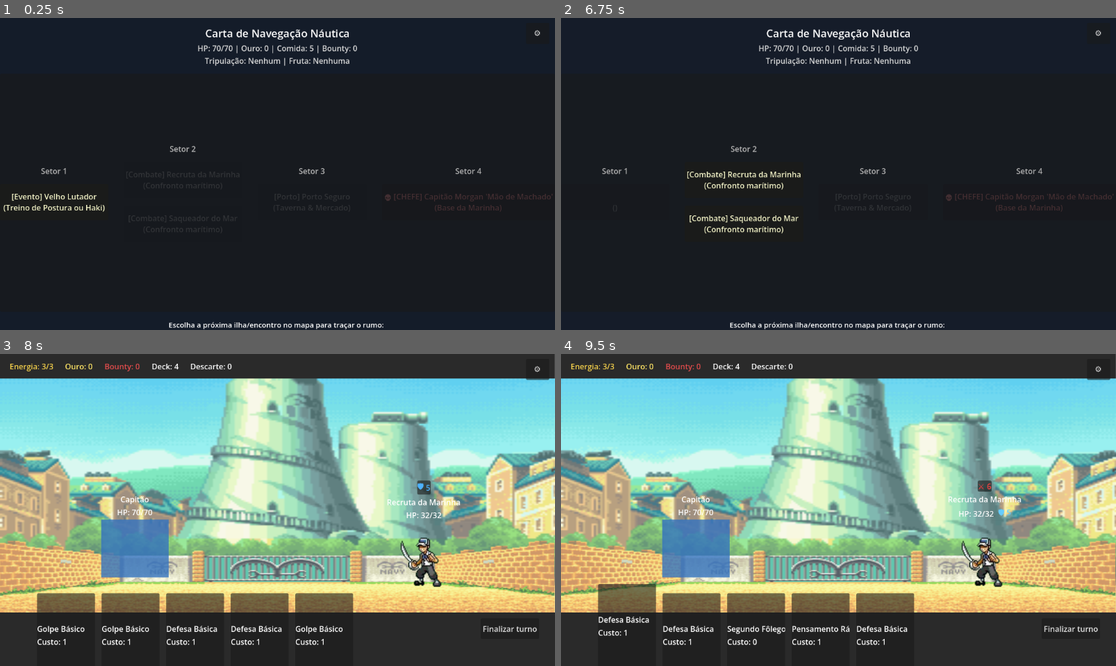
Above: before the commit, frames 1-4 (two rows, left to right).
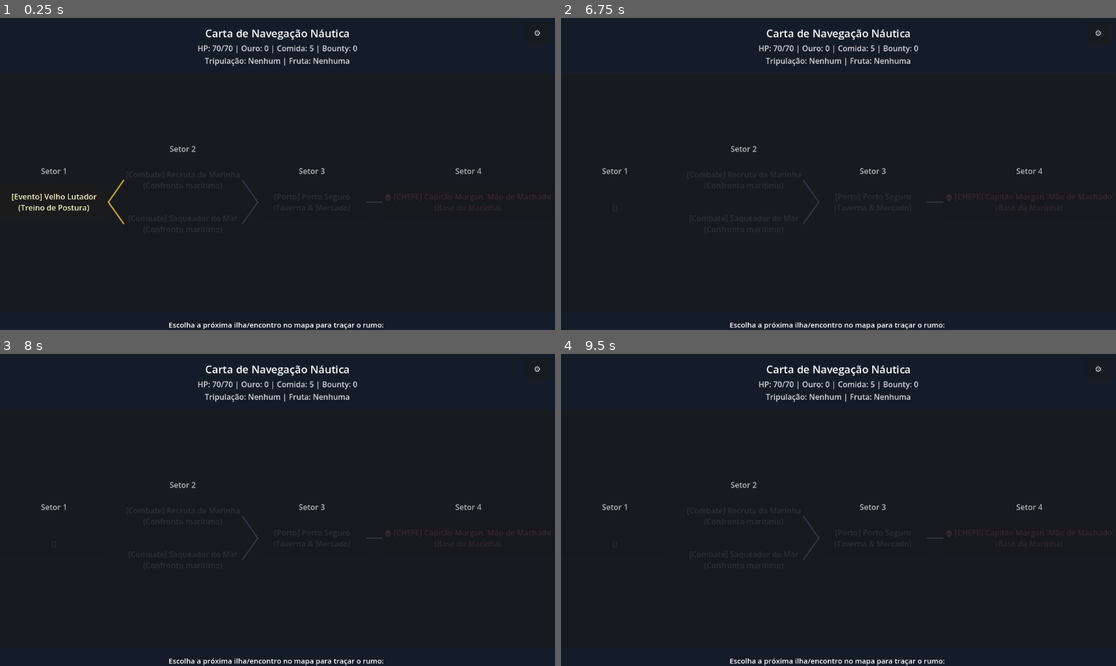
Above: after the commit, the same moments.

Repository: diogoasp/grand-voyage-deckbuilder
Game: Godot game, scene res://scenes/Main.tscn
Same seed, same stepped clock (60 frames per second), same inputs: the game is played once before the commit and once after it.
Inputs (mouse positions are in pixels of both pictures, inside the frame that each line leads up to):
- Up to frame 1 (0.25 s): no input
- Up to frame 2 (6.75 s): click "⚙" at 0.5 s; click "Reiniciar Run" at 1.25 s; click "⚙" at 2 s; click "Reiniciar Run" at 2.75 s; click "⚙" at 3.5 s; click "Reiniciar Run" at 4.25 s; click "[Evento] Velho Lutador (Trein…" at 5 s; click "Treinar postura defensiva (+1…" at 5.75 s; click "Continuar Viagem" at 6.5 s
- Up to frame 3 (8 s): click (183, 516) at 7.25 s, where only the run before the commit has a clickable "[Combate] Recruta da Marinha …"
- Up to frame 4 (9.5 s): click (1071, 628) at 8 s, where only the run before the commit has a clickable "Finalizar turno"; drag from (627, 637) to (894, 441) at 8.77 s

The runs differ from the first frame. In frame 1, 0.3% of the frame differs, in the area x 0-69%, y 51-67%; in frame 2, 0.8%; in frame 3, 77%; in frame 4, 77%, in the area x 0-100%, y 0-100%.

Commit message:
Adds procedural branches and connections to the map generator, implements navigation line overlays, and updates map node accessibility logic

Diff:
--- a/scenes/map/MapScene.tscn
+++ b/scenes/map/MapScene.tscn
@@ -58,6 +58,11 @@
 theme_override_constants/separation = 32
 alignment = 1
 
+[node name="MapLinesOverlay" type="Control" parent="MainLayout/MapPanel" unique_id=987123654]
+layout_mode = 2
+mouse_filter = 2
+
+
 [node name="BottomBar" type="HBoxContainer" parent="MainLayout"]
 layout_mode = 2
 alignment = 1
--- a/scripts/map/map_generator.gd
+++ b/scripts/map/map_generator.gd
@@ -28,44 +28,46 @@
 	var stages: Array[Array] = []
 
 	# =========================================================================
-	# Estágio 0: Ponto de partida (Cais Inicial / Eventos introdutórios de Fase 0)
+	# Estágio 0: Cais Inicial (3 ilhas/opções de partida)
 	# =========================================================================
 	var stage_0: Array = []
 	var stage_0_events: Array[Dictionary] = DataLoader.get_events_for_stage(0)
 	stage_0_events.shuffle()
 
-	var num_initial_choices: int = mini(2, stage_0_events.size())
-	for i in range(num_initial_choices):
-		var ev: Dictionary = stage_0_events[i]
-		stage_0.append({
-			"id": "node_0_%d" % i,
-			"stage": 0,
-			"type": "event",
-			"target_id": ev.get("id", ""),
-			"title": ev.get("short_title", ev.get("title", "Evento")),
-			"desc": ev.get("desc", "Acontecimentos no cais")
-		})
-
-	# Fallback de segurança se nenhum evento de estágio 0 for retornado
-	if stage_0.is_empty():
+	# Gera até 3 opções iniciais (ou 2 se a pool for menor)
+	if stage_0_events.is_empty():
 		stage_0.append({
 			"id": "node_0_0",
 			"stage": 0,
 			"type": "event",
 			"target_id": "old_port_trainer",
 			"title": "Velho Lutador",
-			"desc": "Treino de Postura ou Haki"
+			"desc": "Treino de Postura",
+			"next_nodes": []
 		})
+	else:
+		var num_stage_0: int = clampi(stage_0_events.size(), 1, 3)
+		for i in range(num_stage_0):
+			var ev: Dictionary = stage_0_events[i % stage_0_events.size()]
+			stage_0.append({
+				"id": "node_0_%d" % i,
+				"stage": 0,
+				"type": "event",
+				"target_id": ev.get("id", ""),
+				"title": ev.get("short_title", ev.get("title", "Evento")),
+				"desc": ev.get("desc", "Cais de partida"),
+				"next_nodes": [] # preenchido após gerar estágio 1
+			})
 	stages.append(stage_0)
 
 	# =========================================================================
-	# Estágio 1: Águas de Mar Aberto (Bifurcação: Combates procedurais + Eventos agrupados)
+	# Estágio 1: Águas de Mar Aberto (3 ilhas/opções: Combates + Eventos de exploração)
 	# =========================================================================
 	var stage_1: Array = []
 	var combat_pool: Array[Dictionary] = get_enemy_pool_for_stage(1)
 	combat_pool.shuffle()
 
-	# Gera 2 rotas de combate distintas se houver inimigos suficientes
+	# Gera 2 opções de combate com inimigos variados
 	for i in range(mini(2, combat_pool.size())):
 		var enemy_info: Dictionary = combat_pool[i]
 		stage_1.append({
@@ -74,25 +76,28 @@
 			"type": "combat",
 			"target_id": enemy_info["target_id"],
 			"title": enemy_info["title"],
-			"desc": enemy_info["desc"]
+			"desc": enemy_info["desc"],
+			"next_nodes": []
 		})
 
-	# Seleciona evento procedural elegível para o estágio 1
+	# Adiciona 1 evento marítimo elegível
 	var stage_1_events: Array[Dictionary] = DataLoader.get_events_for_stage(1)
+	stage_1_events.shuffle()
 	if not stage_1_events.is_empty():
-		var chosen_ev: Dictionary = stage_1_events[randi() % stage_1_events.size()]
+		var ev1: Dictionary = stage_1_events[0]
 		stage_1.append({
 			"id": "node_1_%d" % stage_1.size(),
 			"stage": 1,
 			"type": "event",
-			"target_id": chosen_ev.get("id", ""),
-			"title": chosen_ev.get("short_title", chosen_ev.get("title", "Evento")),
-			"desc": chosen_ev.get("desc", "Mistérios marítimos")
+			"target_id": ev1.get("id", ""),
+			"title": ev1.get("short_title", ev1.get("title", "Evento")),
+			"desc": ev1.get("desc", "Águas misteriosas"),
+			"next_nodes": []
 		})
 	stages.append(stage_1)
 
 	# =========================================================================
-	# Estágio 2: Parada Estratégica (Porto Seguro / Cidade de Reabastecimento)
+	# Estágio 2: Parada Portuária (1 Porto Seguro central)
 	# =========================================================================
 	var stage_2: Array = [
 		{
@@ -101,7 +106,8 @@
 			"type": "city",
 			"target_id": "port",
 			"title": "Porto Seguro",
-			"desc": "Taverna & Mercado"
+			"desc": "Taverna & Mercado",
+			"next_nodes": []
 		}
 	]
 	stages.append(stage_2)
@@ -117,12 +123,72 @@
 			"type": "boss",
 			"target_id": boss_info["target_id"],
 			"title": boss_info["title"],
-			"desc": boss_info["desc"]
+			"desc": boss_info["desc"],
+			"next_nodes": []
 		}
 	]
 	stages.append(stage_3)
 
+	# =========================================================================
+	# Conexões Procedurais de Rotas (Slay the Spire-style branching)
+	# =========================================================================
+	build_stage_connections(stage_0, stage_1)
+	build_stage_connections(stage_1, stage_2)
+	build_stage_connections(stage_2, stage_3)
+
 	return stages
+
+
+static func build_stage_connections(current_stage_nodes: Array, next_stage_nodes: Array) -> void:
+	if current_stage_nodes.is_empty() or next_stage_nodes.is_empty():
+		return
+
+	var num_curr: int = current_stage_nodes.size()
+	var num_next: int = next_stage_nodes.size()
+
+	# Caso especial: convergência para nó único (ex: Porto Seguro ou Chefe)
+	if num_next == 1:
+		var target_id: String = next_stage_nodes[0].get("id", "")
+		for node in current_stage_nodes:
+			node["next_nodes"] = [target_id]
+		return
+
+	# Caso de ramificação procedural com 2 ou 3 nós para 2 ou 3 nós
+	# Ex: node_0_0 acessa node_1_0 e node_1_1, mas NÃO node_1_2
+	# Garante que cada nó tenha 1 ou 2 conexões e que todo nó do próximo estágio seja alcançável
+	for i in range(num_curr):
+		var node: Dictionary = current_stage_nodes[i]
+		var connections: Array[String] = []
+
+		# Mapeamento proporcional em leque:
+		# Nós superiores conectam aos superiores/médios, nós inferiores aos médios/inferiores
+		var min_target_idx: int = int(floor(float(i) / float(num_curr) * float(num_next)))
+		var max_target_idx: int = mini(min_target_idx + 1, num_next - 1)
+
+		# Adiciona o destino principal
+		connections.append(next_stage_nodes[min_target_idx].get("id", ""))
+		# Com 60% de chance, adiciona uma bifurcação alternativa adjacente
+		if max_target_idx != min_target_idx and randf() < 0.75:
+			connections.append(next_stage_nodes[max_target_idx].get("id", ""))
+
+		node["next_nodes"] = connections
+
+	# Verificação de segurança: garantir que nenhum nó de destino fique órfão (sem entrada)
+	for next_node in next_stage_nodes:
+		var next_id: String = next_node.get("id", "")
+		var has_incoming := false
+		for curr_node in current_stage_nodes:
+			var next_list: Array = curr_node.get("next_nodes", [])
+			if next_list.has(next_id):
+				has_incoming = true
+				break
+		if not has_incoming:
+			# Conecta ao nó atual mais próximo
+			var random_curr: Dictionary = current_stage_nodes[randi() % current_stage_nodes.size()]
+			var cur_list: Array = random_curr.get("next_nodes", [])
+			cur_list.append(next_id)
+			random_curr["next_nodes"] = cur_list
+
 
 
 static func get_enemy_pool_for_stage(_stage_index: int) -> Array[Dictionary]:
--- a/scripts/map/map_scene.gd
+++ b/scripts/map/map_scene.gd
@@ -7,21 +7,28 @@
 
 @onready var title_label: Label = $MainLayout/TopBar/TitleLabel
 @onready var status_label: Label = $MainLayout/TopBar/StatusLabel
+@onready var map_lines_overlay: Control = $MainLayout/MapPanel/MapLinesOverlay
 @onready var columns_container: HBoxContainer = $MainLayout/MapPanel/ColumnsContainer
 @onready var prompt_label: Label = $MainLayout/BottomBar/PromptLabel
 @onready var victory_button: Button = $MainLayout/BottomBar/VictoryButton
 
 # Lista de colunas/estágios da rota marítima
-# Cada nó: id, stage, type ("event", "combat", "boss", "city"), target_id, title, desc
+# Cada nó: id, stage, type ("event", "combat", "boss", "city"), target_id, title, desc, next_nodes
 var map_stages: Array[Array] = []
 
 var current_stage: int = 0
 var completed_node_ids: Array[String] = []
+var last_selected_node_id: String = ""
+
+# Referência aos botões criados indexados por node_id
+var node_buttons: Dictionary = {}
 
 
 func _ready() -> void:
 	if victory_button != null:
 		victory_button.pressed.connect(_on_victory_button_pressed)
+	if map_lines_overlay != null:
+		map_lines_overlay.draw.connect(_on_lines_overlay_draw)
 	if map_stages.is_empty():
 		generate_default_sector_map()
 	update_status_display()
@@ -32,9 +39,10 @@
 	map_stages = MAP_GENERATOR.generate_sector_map(1)
 
 
-func setup_state(stage: int, completed_nodes: Array[String]) -> void:
+func setup_state(stage: int, completed_nodes: Array[String], last_node_id: String = "") -> void:
 	current_stage = stage
 	completed_node_ids = completed_nodes
+	last_selected_node_id = last_node_id
 	if is_node_ready():
 		update_status_display()
 		rebuild_map_ui()
@@ -69,7 +77,16 @@
 	]
 
 
+func find_node_data(node_id: String) -> Dictionary:
+	for stage in map_stages:
+		for n in stage:
+			if n.get("id", "") == node_id:
+				return n
+	return {}
+
+
 func rebuild_map_ui() -> void:
+	node_buttons.clear()
 	for child in columns_container.get_children():
 		child.queue_free()
 
@@ -77,6 +94,8 @@
 		prompt_label.text = "🏆 ROTA DO SETOR CONCLUÍDA! O Capitão Morgan foi derrotado e o mar deste setor foi dominado!"
 		if victory_button != null:
 			victory_button.visible = true
+		if map_lines_overlay != null:
+			map_lines_overlay.queue_redraw()
 		return
 
 	if victory_button != null:
@@ -101,9 +120,48 @@
 
 		for node_data in stage_nodes:
 			var node_button := create_node_button(node_data, stage_idx)
+			node_buttons[node_data.get("id", "")] = node_button
 			column.add_child(node_button)
 
 		columns_container.add_child(column)
+
+	# Conecta redimensionamento do container para recalcular as linhas se a janela ou painel mudar
+	if not columns_container.resized.is_connected(_request_overlay_redraw):
+		columns_container.resized.connect(_request_overlay_redraw)
+
+	# Aguarda frames de layout para posições e tamanhos dos botões estarem definidos no container
+	_request_overlay_redraw()
+
+
+func _request_overlay_redraw() -> void:
+	if map_lines_overlay == null or not is_inside_tree():
+		return
+	await get_tree().process_frame
+	await get_tree().process_frame
+	if map_lines_overlay != null and is_instance_valid(map_lines_overlay):
+		map_lines_overlay.queue_redraw()
+
+
+func is_node_accessible(node_data: Dictionary, stage_idx: int) -> bool:
+	if stage_idx != current_stage:
+		return false
+
+	var node_id: String = node_data.get("id", "")
+	if completed_node_ids.has(node_id):
+		return false
+
+	# No início da run (stage 0), todas as opções do estágio 0 estão disponíveis
+	if current_stage == 0:
+		return true
+
+	# Nos estágios subsequentes, só é acessível se estiver em next_nodes do nó escolhido na etapa anterior
+	if last_selected_node_id != "":
+		var prev_data: Dictionary = find_node_data(last_selected_node_id)
+		var next_list: Array = prev_data.get("next_nodes", [])
+		return next_list.has(node_id)
+
+	# Fallback de segurança se não houver registro prévio
+	return true
 
 
 func create_node_button(node_data: Dictionary, stage_idx: int) -> Button:
@@ -128,7 +186,7 @@
 	button.custom_minimum_size = Vector2(170, 75)
 
 	var is_completed: bool = completed_node_ids.has(node_id)
-	var is_current_reachable: bool = (stage_idx == current_stage)
+	var is_current_reachable: bool = is_node_accessible(node_data, stage_idx)
 
 	if is_completed:
 		button.disabled = true
@@ -144,11 +202,67 @@
 	else:
 		button.disabled = true
 		if node_type == "boss":
-			button.modulate = Color(0.9, 0.5, 0.5, 0.5)
-		else:
-			button.modulate = Color(0.7, 0.7, 0.7, 0.4)
+			button.modulate = Color(0.9, 0.5, 0.5, 0.35)
+		else:
+			button.modulate = Color(0.7, 0.7, 0.7, 0.35)
 
 	return button
+
+
+func _on_lines_overlay_draw() -> void:
+	if map_lines_overlay == null or map_stages.is_empty():
+		return
+
+	# Percorre todas as conexões entre estágios
+	for stage_idx in range(map_stages.size() - 1):
+		var curr_nodes: Array = map_stages[stage_idx]
+		for node in curr_nodes:
+			var node_id: String = node.get("id", "")
+			var from_btn: Button = node_buttons.get(node_id, null)
+			if from_btn == null or not is_instance_valid(from_btn):
+				continue
+
+			var overlay_origin: Vector2 = map_lines_overlay.global_position
+			var from_rect: Rect2 = from_btn.get_global_rect()
+			# Ponto de saída no lado direito do botão de origem
+			var global_from: Vector2 = Vector2(from_rect.end.x, from_rect.position.y + from_rect.size.y * 0.5)
+			var local_from: Vector2 = global_from - overlay_origin
+
+			var next_list: Array = node.get("next_nodes", [])
+			for target_id in next_list:
+				var to_btn: Button = node_buttons.get(target_id, null)
+				if to_btn == null or not is_instance_valid(to_btn):
+					continue
+
+				var to_rect: Rect2 = to_btn.get_global_rect()
+				# Ponto de chegada no lado esquerdo do botão de destino
+				var global_to: Vector2 = Vector2(to_rect.position.x, to_rect.position.y + to_rect.size.y * 0.5)
+				var local_to: Vector2 = global_to - overlay_origin
+
+				# Determina se esta linha está ativa/alcançável
+				var is_active_route := false
+				if current_stage == 0 and stage_idx == 0:
+					# No início, todas as conexões a partir do stage 0 são rotas potenciais ativas
+					is_active_route = true
+				elif stage_idx < current_stage:
+					# Se o nó de origem foi o escolhido, sua conexão é destacada se foi percorrida
+					if node_id == last_selected_node_id or completed_node_ids.has(node_id):
+						is_active_route = true
+				elif stage_idx == current_stage:
+					# Linhas saindo do estágio atual
+					if last_selected_node_id != "" and node_id == last_selected_node_id:
+						is_active_route = true
+
+				var line_color: Color
+				var line_width: float = 2.0
+
+				if is_active_route:
+					line_color = Color(0.9, 0.75, 0.25, 0.85) # Dourado náutico brilhante
+					line_width = 3.0
+				else:
+					line_color = Color(0.35, 0.45, 0.6, 0.4) # Azul-ardósia sutil/translúcido
+
+				map_lines_overlay.draw_line(local_from, local_to, line_color, line_width, true)
 
 
 func _on_node_pressed(node_data: Dictionary) -> void:
--- a/scripts/run/run_scene.gd
+++ b/scripts/run/run_scene.gd
@@ -18,6 +18,7 @@
 var completed_nodes: Array[String] = []
 var active_node_data: Dictionary = {}
 var sector_map: Array[Array] = []
+var last_selected_node_id: String = ""
 
 
 func _ready() -> void:
@@ -53,6 +54,7 @@
 	current_stage = 0
 	completed_nodes.clear()
 	active_node_data.clear()
+	last_selected_node_id = ""
 	sector_map = MAP_GENERATOR.generate_sector_map(1)
 	save_run()
 	show_map()
@@ -63,7 +65,8 @@
 	var extra: Dictionary = {
 		"current_stage": current_stage,
 		"completed_nodes": completed_nodes,
-		"sector_map": sector_map
+		"sector_map": sector_map,
+		"last_selected_node_id": last_selected_node_id
 	}
 	GameState.save_run_state(extra)
 
@@ -71,6 +74,7 @@
 func load_saved_run() -> void:
 	var extra: Dictionary = GameState.load_run_state()
 	current_stage = int(extra.get("current_stage", 0))
+	last_selected_node_id = str(extra.get("last_selected_node_id", ""))
 
 	completed_nodes.clear()
 	for nid in extra.get("completed_nodes", []):
@@ -78,13 +82,39 @@
 
 	sector_map.clear()
 	var raw_map = extra.get("sector_map", [])
+	var map_valid := true
 	if raw_map is Array and not raw_map.is_empty():
 		for stage in raw_map:
-			if stage is Array:
+			if stage is Array and not stage.is_empty():
+				for n in stage:
+					if not (n is Dictionary) or n.is_empty() or not n.has("id"):
+						map_valid = false
+						break
+				if not map_valid:
+					break
 				sector_map.append(stage)
-
-	if sector_map.is_empty():
+			else:
+				map_valid = false
+				break
+	else:
+		map_valid = false
+
+	if not map_valid or sector_map.is_empty():
 		sector_map = MAP_GENERATOR.generate_sector_map(1)
+	else:
+		# Verifica se os nós possuem 'next_nodes' populados; se não tiverem (save antigo), reconstrói as rotas
+		var needs_connections := false
+		for stage_idx in range(sector_map.size() - 1):
+			var stage_nodes: Array = sector_map[stage_idx]
+			for node in stage_nodes:
+				if not node.has("next_nodes") or (node.get("next_nodes", []) as Array).is_empty():
+					needs_connections = true
+					break
+			if needs_connections:
+				break
+		if needs_connections:
+			for stage_idx in range(sector_map.size() - 1):
+				MAP_GENERATOR.build_stage_connections(sector_map[stage_idx], sector_map[stage_idx + 1])
 
 	show_map()
 
@@ -120,7 +150,7 @@
 		map_scene.map_stages = sector_map
 
 	if map_scene.has_method("setup_state"):
-		map_scene.setup_state(current_stage, completed_nodes)
+		map_scene.setup_state(current_stage, completed_nodes, last_selected_node_id)
 
 	if map_scene.has_signal("node_selected"):
 		map_scene.node_selected.connect(_on_map_node_selected)
@@ -133,6 +163,8 @@
 
 func _on_map_node_selected(node_data: Dictionary) -> void:
 	active_node_data = node_data
+	last_selected_node_id = str(node_data.get("id", ""))
+	save_run()
 	var node_type: String = str(node_data.get("type", ""))
 	var target_id: String = str(node_data.get("target_id", ""))
 
Not shown, changed: docs/CURRENT_STATE.md
